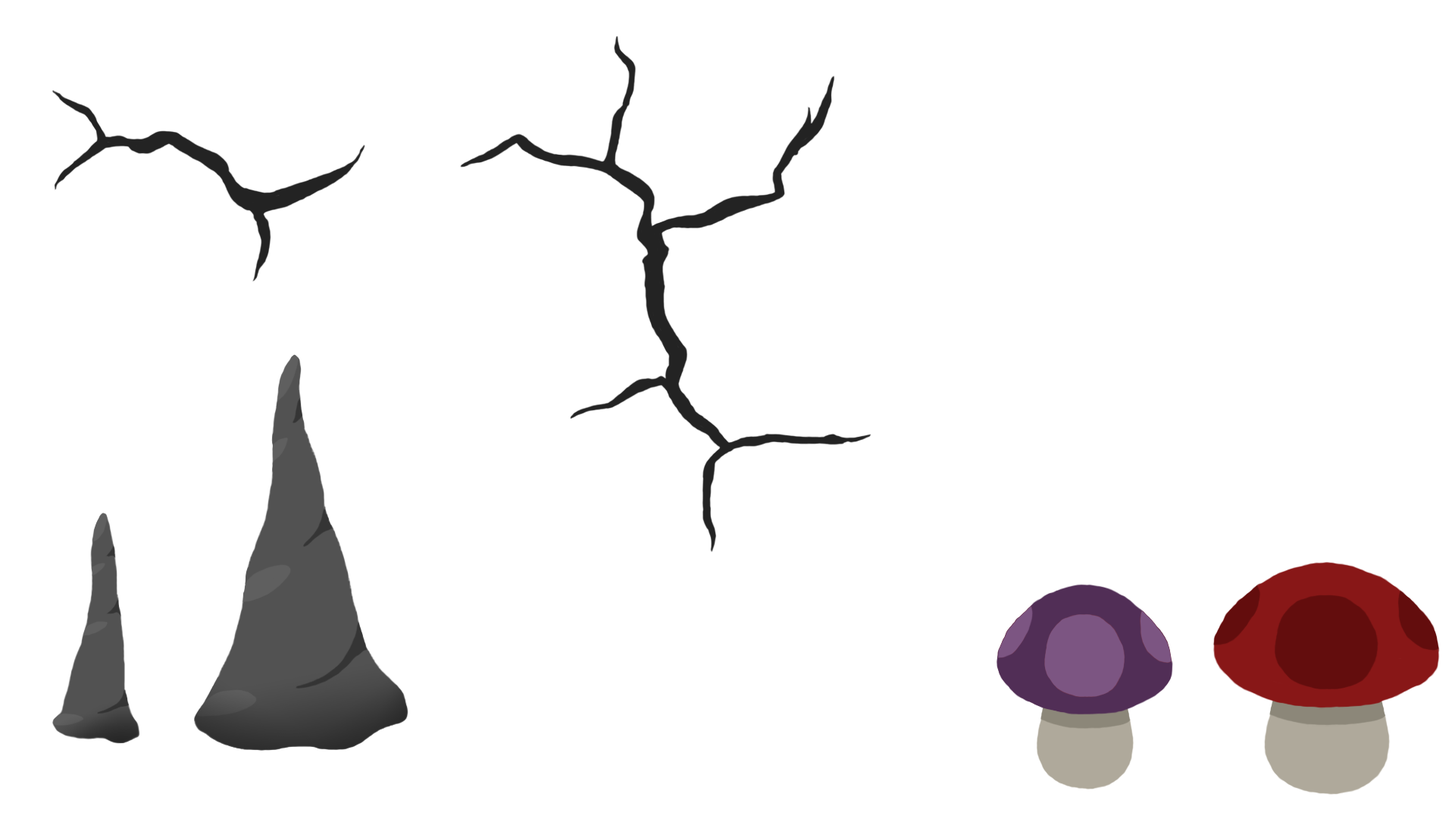
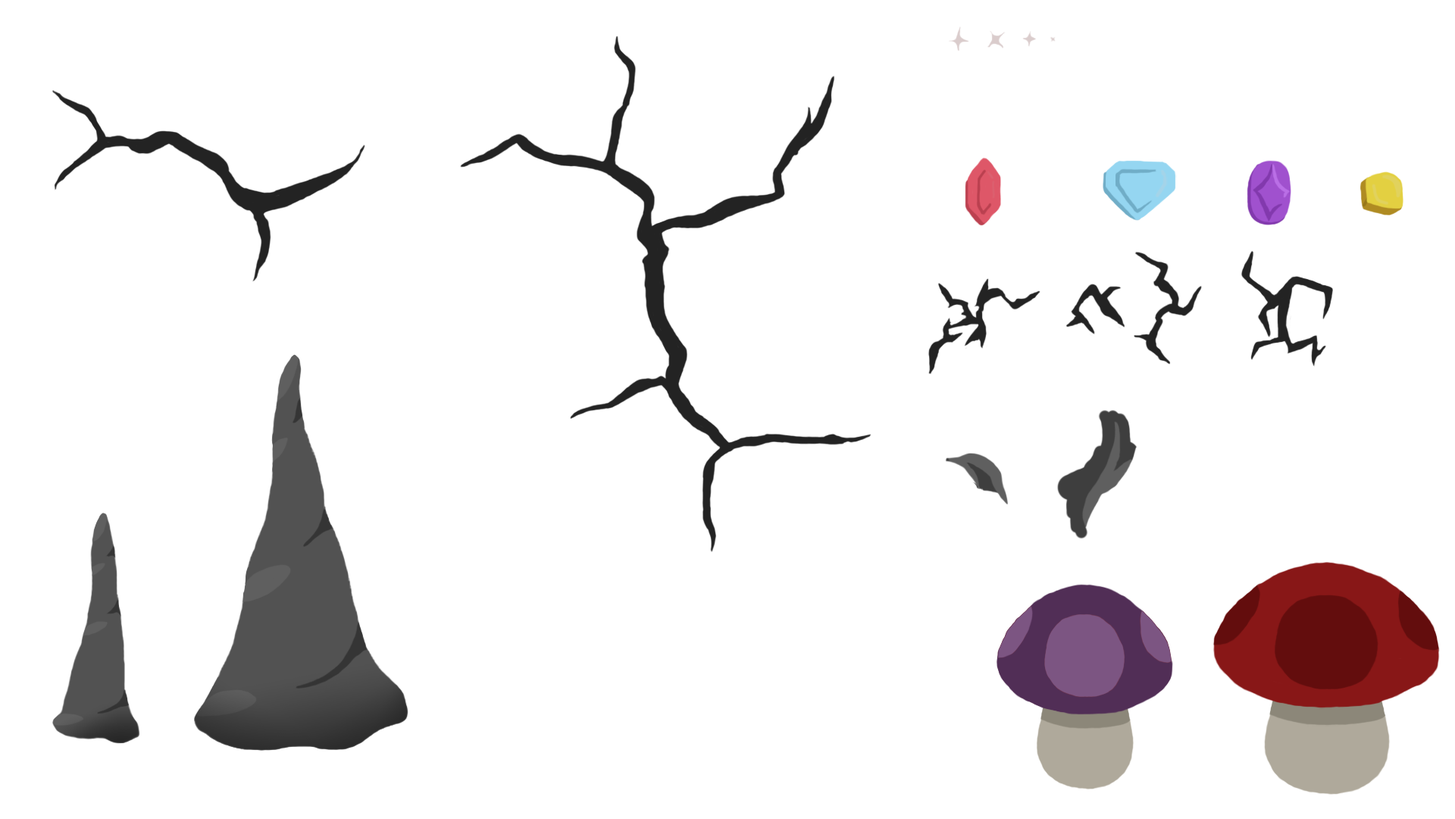
Before/after of a 1455 × 819 layered artwork. What changed in the layer stack:
added layer "wallCover2" above "wallCover1" over bbox(1057, 409, 1138, 539)
added layer "wallCover1" above "sparkle" over bbox(945, 452, 1009, 505)
added group "sparkle" with 4 layers above "goldChunk1" over bbox(948, 26, 1056, 52)
added layer "Layer 21" in group "sparkle" over bbox(987, 30, 1006, 49)
added layer "Layer 20" in group "sparkle" over bbox(948, 26, 970, 52)
added group "goldChunk1" with 4 layers above "gem3" over bbox(1359, 171, 1404, 216)
added layer "Layer 31" in group "goldChunk1" over bbox(1371, 174, 1403, 206)
added layer "Layer 28" in group "goldChunk1" over bbox(1365, 171, 1404, 210)
added layer "Layer 29" in group "goldChunk1" over bbox(1359, 175, 1404, 216)
added group "gem3" with 4 layers above "gem2" over bbox(1246, 159, 1292, 226)
added layer "Layer 34" in group "gem3" over bbox(1271, 163, 1292, 200)
added layer "Layer 33" in group "gem3" over bbox(1252, 162, 1284, 223)
added layer "Layer 32" in group "gem3" over bbox(1249, 159, 1292, 224)
added layer "Layer 35" in group "gem3" over bbox(1246, 163, 1287, 226)
added group "gem2" with 3 layers above "gem1" over bbox(1102, 159, 1178, 221)
added layer "Layer 25" in group "gem2" over bbox(1115, 168, 1169, 214)
added layer "Layer 24" in group "gem2" over bbox(1105, 159, 1178, 221)
added layer "Layer 26" in group "gem2" over bbox(1102, 169, 1144, 221)
added group "gem1" with 2 layers above "smallCrack1" over bbox(964, 156, 1002, 226)
added layer "Layer 17" in group "gem1" over bbox(966, 156, 1002, 225)
added layer "Layer 18" in group "gem1" over bbox(964, 159, 992, 226)
added layer "smallCrack1" above "smalCrack2" over bbox(1066, 250, 1203, 365)
added layer "smalCrack2" above "smallCrack3" over bbox(927, 278, 1041, 375)
added layer "smallCrack3" above "mushroom1" over bbox(1240, 250, 1334, 367)
…and 3 more changes (3 added)
